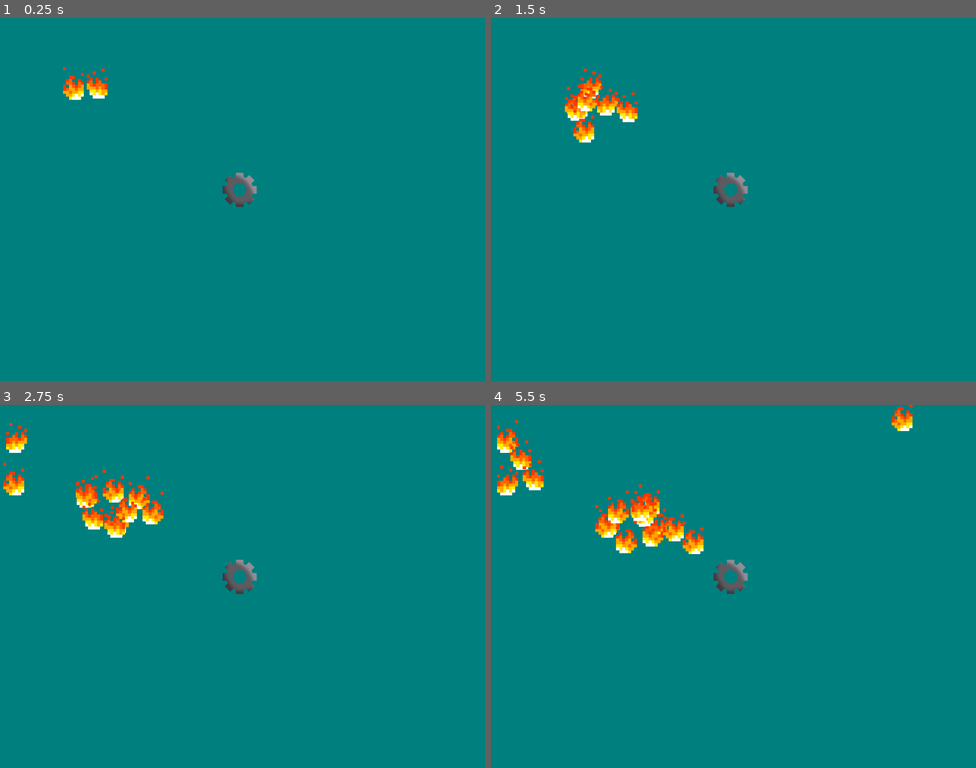
Above: before the commit, frames 1-4 (two rows, left to right).
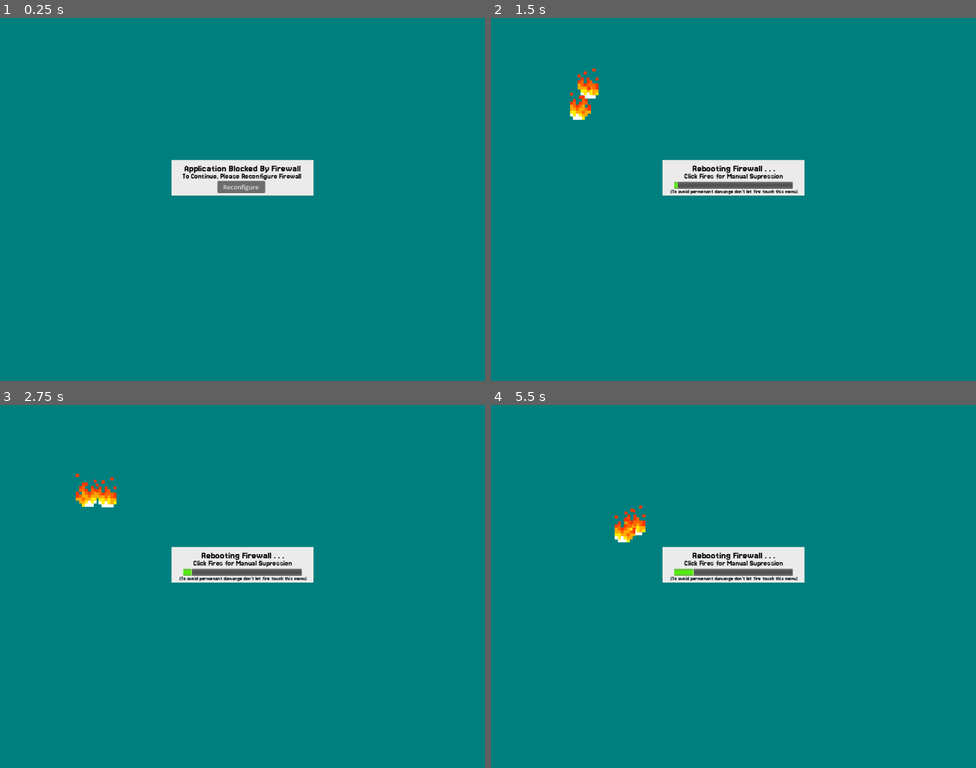
Above: after the commit, the same moments.

Repository: doneganmicah/PirateSoftwareGameJam2025-17
Game: Godot game, scene res://Scenes/Games/firewall_defender_game.tscn
Same seed, same stepped clock (60 frames per second), same inputs: the game is played once before the commit and once after it. This scene is started directly instead of the project's main scene.
Inputs (mouse positions are in pixels of both pictures, inside the frame that each line leads up to):
- Up to frame 1 (0.25 s): no input
- Up to frame 2 (1.5 s): click (733, 188) at 0.5 s, where only the run after the commit has a clickable "Reconfigure"; move the mouse to (563, 86) at 1.27 s; click (563, 86) at 1.42 s
- Up to frame 3 (2.75 s): move the mouse to (97, 473) at 2.02 s; click (97, 473) at 2.17 s
- Up to frame 4 (5.5 s): move the mouse to (578, 495) at 2.77 s; click (578, 495) at 2.92 s; move the mouse to (607, 492) at 3.52 s; click (607, 492) at 3.67 s; move the mouse to (583, 517) at 4.27 s; click (583, 517) at 4.42 s; move the mouse to (626, 499) at 5.02 s; click (626, 499) at 5.17 s

The runs differ from the first frame. In frame 1, 3.4% of the frame differs, in the area x 13-65%, y 13-53%; in frame 2, 4.1%; in frame 3, 5.1%; in frame 4, 5.9%, in the area x 1-87%, y 0-53%.

Commit message:
Finished Firewall
Still needs connecting to some game manager

Diff:
--- /dev/null
+++ b/Assets/Materials/LoadingBar.gdshader
@@ -0,0 +1,45 @@
+shader_type canvas_item;
+
+uniform vec4 loading_color    : source_color = vec4(1.0, 1.0, 1.0, 1.0);
+uniform vec4 background_color : source_color = vec4(1.0, 1.0, 1.0, 1.0);
+uniform float progress = 0.0;
+
+float shaped_lerp(float t, float t_start, float t_end, float min_out, float max_out, float power) {
+    // Clamp t to [0.0, 1.0] range
+    float normalized = clamp((t - t_start) / (t_end - t_start), 0.0, 1.0);
+
+    // Triangle wave shape: 0.0 → 1.0 → 0.0 over [0.0, 1.0]
+    float x = 1.0 - abs(2.0 * normalized - 1.0);
+
+    // Apply exponential shaping (e.g., ease-in)
+    float shaped = pow(x, power); // 0.5 is sqrt, adjust for curve intensity
+
+    // Map to range [0.5, 1.0]
+    return mix(min_out, max_out, shaped);
+}
+
+void fragment() {
+	// Called for every pixel the material is visible on.
+	vec4 bar_color;
+	float wrapped_time = fract(TIME);
+
+	if(UV.x <= progress) {
+		bar_color = (loading_color * shaped_lerp(UV.y, 0.0, 1.0, 0.5, 1.0, 0.5));
+		// Apply white pulse light based on time information
+		if(UV.x >= wrapped_time - 0.25 && UV.x <= wrapped_time + 0.25)
+		{
+			bar_color = bar_color + shaped_lerp(UV.x, wrapped_time - 0.25, wrapped_time + 0.25, 0.0, 0.5, 2);
+		}
+		if(UV.x >= progress - 0.01)
+		{
+			bar_color = bar_color + shaped_lerp(UV.x,progress - 0.01, progress + 0.01, 0.0, 1.0, 2);
+		}
+	}
+	else if(UV.x > progress)
+	{
+		bar_color = (background_color * shaped_lerp(UV.y, 0.0, 1.0, 0.5, 1.0, 0.5));
+	}
+
+
+	COLOR = bar_color;
+}
--- a/Scenes/Games/Fire.tscn
+++ b/Scenes/Games/Fire.tscn
@@ -50,7 +50,7 @@
 scale = Vector2(0.196289, 0.196289)
 sprite_frames = SubResource("SpriteFrames_h7x0y")
 autoplay = "default"
-frame_progress = 0.552527
+frame_progress = 0.587246
 
 [node name="CollisionShape2D" type="CollisionShape2D" parent="."]
 position = Vector2(0, 2.38419e-07)
--- a/Scenes/Games/firewall_defender_game.tscn
+++ b/Scenes/Games/firewall_defender_game.tscn
@@ -1,16 +1,257 @@
-[gd_scene load_steps=3 format=3 uid="uid://cko5vccfnxlhe"]
+[gd_scene load_steps=8 format=3 uid="uid://cko5vccfnxlhe"]
 
 [ext_resource type="Script" uid="uid://crjhymxj3rgro" path="res://Scripts/Firewall/firewall_defender_game.gd" id="1_dktxc"]
-[ext_resource type="Texture2D" uid="uid://ccg73fx68hmt1" path="res://Assets/gear icon.png" id="2_20kfq"]
+[ext_resource type="Shader" uid="uid://d1o86eic4fneq" path="res://Assets/Materials/LoadingBar.gdshader" id="2_20kfq"]
+[ext_resource type="Curve" uid="uid://cculnemjbqiwr" path="res://Scripts/Firewall/fire_strength.tres" id="2_gjp57"]
+[ext_resource type="Curve" uid="uid://cv55kk0m353ii" path="res://Scripts/Firewall/fire_chance.tres" id="3_esf4h"]
+[ext_resource type="FontFile" uid="uid://cmaohy40d3ak6" path="res://Assets/Fonts/Jersey15-Regular.ttf" id="3_ybh1p"]
+
+[sub_resource type="ShaderMaterial" id="ShaderMaterial_ybh1p"]
+shader = ExtResource("2_20kfq")
+shader_parameter/loading_color = Color(0.301961, 0.980392, 0, 1)
+shader_parameter/background_color = Color(0.310617, 0.310617, 0.310617, 1)
+shader_parameter/progress = 0.5
+
+[sub_resource type="RectangleShape2D" id="RectangleShape2D_gjp57"]
+size = Vector2(258, 49)
 
 [node name="FirewallDefenderGame" type="Node2D"]
 script = ExtResource("1_dktxc")
+fire_strength = ExtResource("2_gjp57")
+fire_chance = ExtResource("3_esf4h")
 
 [node name="FireSpawner" type="Timer" parent="."]
 
-[node name="GearIcon" type="Sprite2D" parent="."]
-position = Vector2(506, 363)
-scale = Vector2(0.131579, 0.131579)
-texture = ExtResource("2_20kfq")
+[node name="Rebooting" type="Control" parent="."]
+custom_minimum_size = Vector2(300, 75)
+layout_mode = 3
+anchors_preset = 8
+anchor_left = 0.5
+anchor_top = 0.5
+anchor_right = 0.5
+anchor_bottom = 0.5
+offset_left = 362.0
+offset_top = 300.0
+offset_right = 662.0
+offset_bottom = 375.0
+grow_horizontal = 2
+grow_vertical = 2
+size_flags_horizontal = 4
+
+[node name="Background" type="ColorRect" parent="Rebooting"]
+layout_mode = 1
+anchors_preset = 15
+anchor_right = 1.0
+anchor_bottom = 1.0
+grow_horizontal = 2
+grow_vertical = 2
+color = Color(0.921569, 0.921569, 0.921569, 1)
+
+[node name="LoadingBar" type="ColorRect" parent="Rebooting"]
+material = SubResource("ShaderMaterial_ybh1p")
+custom_minimum_size = Vector2(250, 15)
+layout_mode = 1
+anchors_preset = 8
+anchor_left = 0.5
+anchor_top = 0.5
+anchor_right = 0.5
+anchor_bottom = 0.5
+offset_left = -125.0
+offset_top = 8.5
+offset_right = 125.0
+offset_bottom = 23.5
+grow_horizontal = 2
+grow_vertical = 2
+color = Color(0.67069, 0.67069, 0.67069, 1)
+
+[node name="Label" type="Label" parent="Rebooting"]
+layout_mode = 1
+anchors_preset = 5
+anchor_left = 0.5
+anchor_right = 0.5
+offset_left = -67.5
+offset_top = 6.0
+offset_right = 67.5
+offset_bottom = 29.0
+grow_horizontal = 2
+theme_override_colors/font_color = Color(0, 0, 0, 1)
+theme_override_fonts/font = ExtResource("3_ybh1p")
+theme_override_font_sizes/font_size = 22
+text = "Rebooting Firewall . . ."
+
+[node name="Label" type="Label" parent="Rebooting/Label"]
+layout_mode = 1
+anchors_preset = 5
+anchor_left = 0.5
+anchor_right = 0.5
+offset_left = -105.0
+offset_top = 19.0
+offset_right = 103.0
+offset_bottom = 42.0
+grow_horizontal = 2
+theme_override_colors/font_color = Color(0, 0, 0, 1)
+theme_override_fonts/font = ExtResource("3_ybh1p")
+theme_override_font_sizes/font_size = 17
+text = "Click Fires for Manual Supression"
+
+[node name="Label2" type="Label" parent="Rebooting"]
+layout_mode = 1
+anchors_preset = 5
+anchor_left = 0.5
+anchor_right = 0.5
+offset_left = -87.0
+offset_top = 60.0
+offset_right = 88.0
+offset_bottom = 83.0
+grow_horizontal = 2
+theme_override_colors/font_color = Color(0, 0, 0, 1)
+theme_override_fonts/font = ExtResource("3_ybh1p")
+theme_override_font_sizes/font_size = 12
+text = "(To avoid permenant damange don't let fire touch this menu)"
+
+[node name="NeedReboot" type="Control" parent="."]
+visible = false
+custom_minimum_size = Vector2(300, 75)
+layout_mode = 3
+anchors_preset = 0
+offset_left = 362.0
+offset_top = 300.0
+offset_right = 662.0
+offset_bottom = 375.0
+size_flags_horizontal = 4
+
+[node name="Background" type="ColorRect" parent="NeedReboot"]
+layout_mode = 1
+anchors_preset = 15
+anchor_right = 1.0
+anchor_bottom = 1.0
+grow_horizontal = 2
+grow_vertical = 2
+color = Color(0.921569, 0.921569, 0.921569, 1)
+
+[node name="Label" type="Label" parent="NeedReboot"]
+layout_mode = 1
+anchors_preset = 5
+anchor_left = 0.5
+anchor_right = 0.5
+offset_left = -67.5
+offset_top = 6.0
+offset_right = 67.5
+offset_bottom = 29.0
+grow_horizontal = 2
+theme_override_colors/font_color = Color(0, 0, 0, 1)
+theme_override_fonts/font = ExtResource("3_ybh1p")
+theme_override_font_sizes/font_size = 22
+text = "Application Blocked By Firewall"
+
+[node name="Label" type="Label" parent="NeedReboot/Label"]
+layout_mode = 1
+anchors_preset = 5
+anchor_left = 0.5
+anchor_right = 0.5
+offset_left = -105.0
+offset_top = 19.0
+offset_right = 103.0
+offset_bottom = 42.0
+grow_horizontal = 2
+theme_override_colors/font_color = Color(0, 0, 0, 1)
+theme_override_fonts/font = ExtResource("3_ybh1p")
+theme_override_font_sizes/font_size = 17
+text = "To Continue, Please Reconfigure Firewall"
+
+[node name="Button" type="Button" parent="NeedReboot"]
+layout_mode = 1
+anchors_preset = 7
+anchor_left = 0.5
+anchor_top = 1.0
+anchor_right = 0.5
+anchor_bottom = 1.0
+offset_left = -53.0
+offset_top = -31.0
+offset_right = 48.0
+offset_bottom = -5.0
+grow_horizontal = 2
+grow_vertical = 0
+theme_override_font_sizes/font_size = 13
+text = "Reconfigure"
+
+[node name="RebootComplete" type="Control" parent="."]
+visible = false
+custom_minimum_size = Vector2(300, 75)
+layout_mode = 3
+anchors_preset = 0
+offset_left = 362.0
+offset_top = 300.0
+offset_right = 662.0
+offset_bottom = 375.0
+size_flags_horizontal = 4
+
+[node name="Background" type="ColorRect" parent="RebootComplete"]
+layout_mode = 1
+anchors_preset = 15
+anchor_right = 1.0
+anchor_bottom = 1.0
+grow_horizontal = 2
+grow_vertical = 2
+color = Color(0.921569, 0.921569, 0.921569, 1)
+
+[node name="Label" type="Label" parent="RebootComplete"]
+layout_mode = 1
+anchors_preset = 5
+anchor_left = 0.5
+anchor_right = 0.5
+offset_left = -67.5
+offset_top = 6.0
+offset_right = 67.5
+offset_bottom = 29.0
+grow_horizontal = 2
+theme_override_colors/font_color = Color(0, 0, 0, 1)
+theme_override_fonts/font = ExtResource("3_ybh1p")
+theme_override_font_sizes/font_size = 22
+text = "Reboot Complete!!!"
+
+[node name="Label" type="Label" parent="RebootComplete/Label"]
+layout_mode = 1
+anchors_preset = 5
+anchor_left = 0.5
+anchor_right = 0.5
+offset_left = -105.0
+offset_top = 19.0
+offset_right = 103.0
+offset_bottom = 42.0
+grow_horizontal = 2
+theme_override_colors/font_color = Color(0, 0, 0, 1)
+theme_override_fonts/font = ExtResource("3_ybh1p")
+theme_override_font_sizes/font_size = 17
+text = "Application Allowed By Firewall"
+
+[node name="Button" type="Button" parent="RebootComplete"]
+layout_mode = 1
+anchors_preset = 7
+anchor_left = 0.5
+anchor_top = 1.0
+anchor_right = 0.5
+anchor_bottom = 1.0
+offset_left = -53.0
+offset_top = -31.0
+offset_right = 48.0
+offset_bottom = -5.0
+grow_horizontal = 2
+grow_vertical = 0
+theme_override_font_sizes/font_size = 13
+text = "Close"
+
+[node name="EventTimer" type="Timer" parent="."]
+wait_time = 0.05
+
+[node name="Area2D" type="Area2D" parent="."]
+
+[node name="CollisionShape2D" type="CollisionShape2D" parent="Area2D"]
+position = Vector2(512, 339.5)
+shape = SubResource("RectangleShape2D_gjp57")
 
 [connection signal="timeout" from="FireSpawner" to="." method="_on_fire_spawner_timeout"]
+[connection signal="pressed" from="NeedReboot/Button" to="." method="_on_button_pressed"]
+[connection signal="pressed" from="RebootComplete/Button" to="." method="_on_close_button_pressed"]
+[connection signal="timeout" from="EventTimer" to="." method="_on_event_timer_timeout"]
+[connection signal="area_entered" from="Area2D" to="." method="_on_fire_entered"]
--- /dev/null
+++ b/Scripts/Firewall/fire_chance.tres
@@ -0,0 +1,6 @@
+[gd_resource type="Curve" format=3 uid="uid://cv55kk0m353ii"]
+
+[resource]
+_limits = [0.0, 1.0, 0.0, 30.0]
+_data = [Vector2(0, 0.0688202), 0.0, 0.0, 0, 0, Vector2(26.5979, 0.333567), 0.0316262, 0.0316262, 0, 0, Vector2(30, 0.497893), 0.0, 0.0, 0, 0]
+point_count = 3
--- /dev/null
+++ b/Scripts/Firewall/fire_strength.tres
@@ -0,0 +1,6 @@
+[gd_resource type="Curve" format=3 uid="uid://cculnemjbqiwr"]
+
+[resource]
+_limits = [0.0, 1.0, 0.0, 30.0]
+_data = [Vector2(0, 1), 0.0, 0.0, 0, 0, Vector2(9.79382, 0.634831), -0.110692, -0.110692, 0, 0, Vector2(30, 0.0596911), 0.0, 0.0, 0, 0]
+point_count = 3
--- a/Scripts/Firewall/firewall_defender_game.gd
+++ b/Scripts/Firewall/firewall_defender_game.gd
@@ -1,18 +1,34 @@
 extends Node2D
 
+@onready var event_timer: Timer = $EventTimer
 @onready var fire_spawner: Timer = $FireSpawner
+@onready var rebooting: Control = $Rebooting
+@onready var need_reboot: Control = $NeedReboot
+@onready var reboot_complete: Control = $RebootComplete
+
+@onready var loading_bar: ColorRect = $Rebooting/LoadingBar
+
+@export var fire_strength: Curve
+@export var fire_chance: Curve
+
 const fire_obj = preload("res://Scenes/Games/Fire.tscn")
 
 var fires: Array[Node2D] = []
 var center: Vector2
 var edge_spawn_chance := 0.18
 var edge_margin := 32
+var time = 0
 
 func _ready() -> void:
 	center = get_viewport_rect().size / 2
-	fire_spawner.wait_time = 0.20
-	fire_spawner.start()
-	spawn_initial_fire()
+	rebooting.visible = false
+	need_reboot.visible = true
+
+func game_finished() -> void:
+	for flame in fires:
+		flame.queue_free()
+	reboot_complete.visible = true
+	rebooting.visible = false
 
 func spawn_initial_fire() -> void:
 	var fire = fire_obj.instantiate()
@@ -25,10 +41,12 @@
 	fires.erase(fire)
 
 func _on_fire_spawner_timeout():
+	fire_spawner.wait_time = fire_strength.sample(time)
 	if randf() < edge_spawn_chance or fires.size() == 0:
 		_spawn_fire_on_edge()
 		return
 	_spawn_fire_on_existing()
+
 
 
 func _spawn_fire_on_existing():
@@ -63,3 +81,42 @@
 	add_child(fire)
 	fires.append(fire)
 	fire.fire_clicked.connect(_on_fire_clicked)
+
+
+func _on_button_pressed() -> void:
+	rebooting.visible = true
+	need_reboot.visible = false
+	fire_spawner.wait_time = 0.20
+	fire_spawner.start()
+	spawn_initial_fire()
+	event_timer.start();
+
+
+func _on_event_timer_timeout() -> void:
+	time += 0.05
+	if(time >= 30.0):
+		event_timer.stop()
+		fire_spawner.stop()
+		game_finished()
+		return
+
+	var load_perc = lerp_map(time, 0.0, 30.0, 0.0, 1.0)
+	var shader_mat = loading_bar.material as ShaderMaterial
+	shader_mat.set_shader_parameter("progress", load_perc)
+	edge_spawn_chance = fire_chance.sample(time)
+
+func lerp_map(value: float, min_x: float, max_x: float, map_min: float, map_max: float) -> float:
+	var t = (value - min_x) / (max_x - min_x)
+	return lerp(map_min, map_max, t)
+
+
+func _on_close_button_pressed() -> void:
+	pass # Replace with function body.
+
+
+func _on_fire_entered(area: Area2D) -> void:
+	print("Fire Touched Box")
+	# TODO FAILED
+	event_timer.stop()
+	fire_spawner.stop()
+	return
Not shown, added: Assets/Materials/LoadingBar.gdshader.uid
